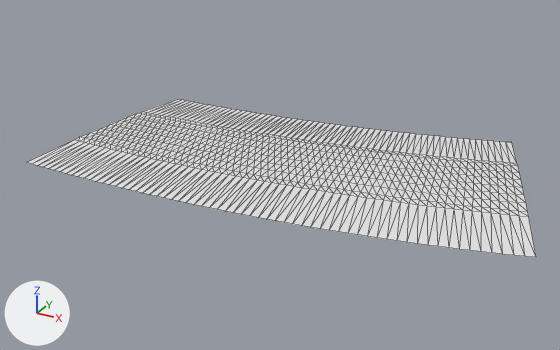
Two versions of the glTF model public/assets/gen4/models/track-18.glb, one commit apart.
Before and after are seen from a 50 mm camera at (575.5, -559.9, 48.8) aimed at (527.9, -473.3, 5.6). Arrows for +X, +Y and +Z are at lower left; the lights stay in place. The older version comes first. Mesh edges are drawn as thin lines. Vertices at exactly the same position are counted once.

The older version as bpy lines, for what is in view:
```python
me_track_18 = bpy.data.meshes.new('track-18')
me_track_18.from_pydata(...)  # 693 vertices, 1240 faces; spans x 497.1..564.6, y -490.5..-450.6, z 7.3..8.0
ob_track_18 = bpy.data.objects.new('track-18', me_track_18)
ob_track_18.location = (0.0, 0.0, 0.0)
```
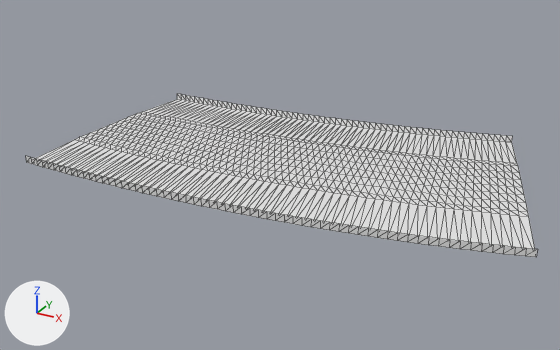
The change in detail:
me_track_18 is used by ob_track_18; location (0.0, 0.0, 0.0).
me_track_18 had 693 vertices, 1240 faces and spanned x 497.1..564.6, y -490.5..-450.6, z 7.3..8.0.
me_track_18 now has 819 vertices, 1488 faces and spans x 497.1..564.6, y -490.5..-450.6, z 7.3..8.6.
Part 1, on me_track_18:
126 new vertices lie (0.0, 0.0, 1.0) away from vertices in x 497.1..564.6, y -490.5..-450.6, z 7.3..7.6.
248 new faces join them.

Boxes [x1, y1, x2, y2] around the edits, measured in the pictures (560 x 350 px):
'track-18', reshaped
    before: [27, 99, 536, 257]
    after: [26, 94, 538, 257]
part 1 of me_track_18, added
    after: [26, 94, 538, 257]
